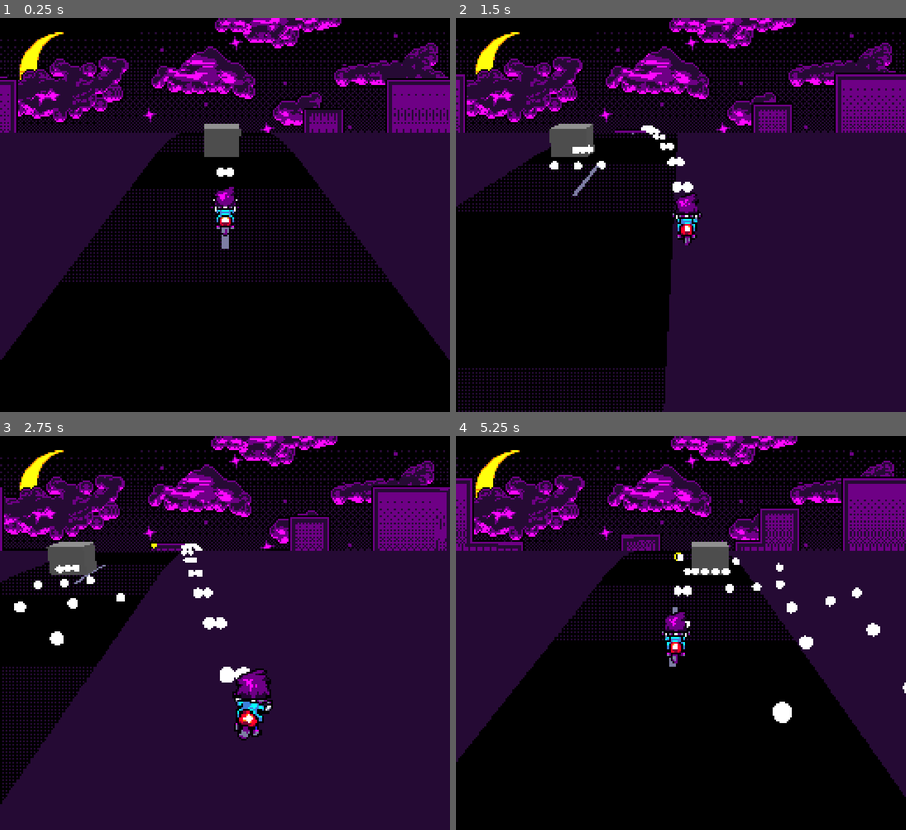
Above: before the commit, frames 1-4 (two rows, left to right).
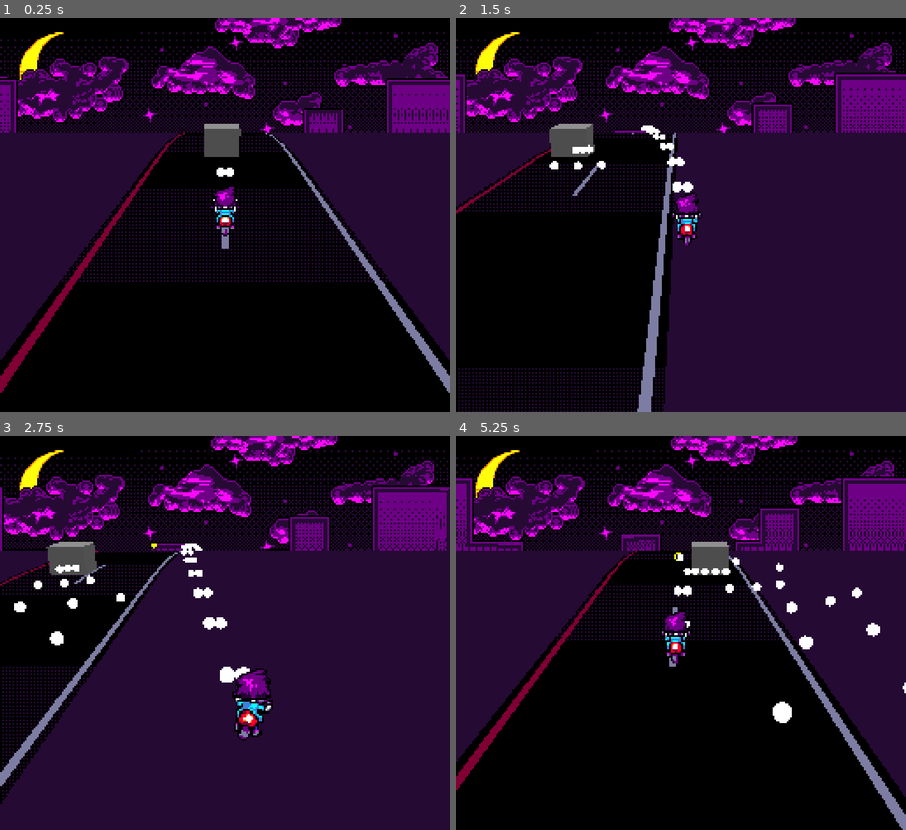
Above: after the commit, the same moments.

Repository: many-hats-team/lospecjam2
Game: Godot game, scene res://main.tscn
Two runs of this game, one before a commit and one after it. Both use one fixed random seed, a clock stepped at 60 frames per second and the inputs below.
Inputs:
- Up to frame 1 (0.25 s): no input
- Up to frame 2 (1.5 s): hold D (player_right) 0.53-1.28 s; hold S (player_down) from 1.28 s (still down)
- Up to frame 3 (2.75 s): release S (player_down) at 2.03 s; hold D (player_right) from 2.03 s (still down)
- Up to frame 4 (5.25 s): release D (player_right) at 2.78 s; hold W (player_up) 2.78-3.53 s; hold A (player_left) 3.53-5.03 s; hold S (player_down) from 5.03 s (still down)

The runs differ from the first frame. In frame 1, 2.1% of the frame differs, in the area x 0-100%, y 29-96%; in frame 2, 1.4%; in frame 3, 1.0%; in frame 4, 2.1%.

Commit message:
Add shoulder lines to road shader

Diff:
--- a/project/scenes/road.tscn
+++ b/project/scenes/road.tscn
@@ -8,7 +8,8 @@
 shader_parameter/color_offroad = Color(0.152941, 0.0588235, 0.207843, 1)
 shader_parameter/color_road = Color(0.152941, 0.0588235, 0.207843, 1)
 shader_parameter/color_road2 = Color(0, 0, 0, 1)
-shader_parameter/color_centerline = Color(0.490196, 0.490196, 0.639216, 1)
+shader_parameter/color_whiteline = Color(0.490196, 0.490196, 0.639216, 1)
+shader_parameter/color_yellowline = Color(0.501961, 0, 0.207843, 1)
 
 [sub_resource type="PlaneMesh" id="PlaneMesh_km5t6"]
 material = SubResource("ShaderMaterial_4od0w")
--- a/project/shaders/road.gdshader
+++ b/project/shaders/road.gdshader
@@ -10,12 +10,16 @@
 const float centerline_width_m = 0.1;
 const float centerline_length_m = 3.0;
 const float centerline_gap_length_m = 7.0;
+const float shoulderline_width_m = 0.1;
+const float shoulderline_gap_m = 0.1;
+
 const float speed_mps = 30.0;
 
 uniform vec3 color_offroad : source_color;
 uniform vec3 color_road : source_color;
 uniform vec3 color_road2 : source_color;
-uniform vec3 color_centerline : source_color;
+uniform vec3 color_whiteline : source_color;
+uniform vec3 color_yellowline : source_color;
 
 float half_unit(float x) {
 	return 0.5 * road_width_m / total_width_m;
@@ -25,8 +29,8 @@
 	return m / total_width_m;
 }
 
-bool is_unit_within(float x, float lo, float hi) {
-	return x >= lo / total_width_m && x < hi / total_width_m;
+bool is_unit_within(float x, float start, float width) {
+	return x >= start / total_width_m && x < (start + width) / total_width_m;
 }
 
 bool is_unit_within_centered(float x, float center, float width) {
@@ -44,7 +48,11 @@
 }
 
 void fragment() {
-	if (is_unit_within_centered(UV.x, center_m, road_width_m)) {
+	if (is_unit_within(UV.x, center_m + road_width_m * 0.5 - shoulderline_gap_m - shoulderline_width_m, shoulderline_width_m)) {
+		ALBEDO = color_whiteline;
+	} else if (is_unit_within(UV.x, center_m - road_width_m * 0.5 + shoulderline_gap_m, shoulderline_width_m)) {
+		ALBEDO = color_yellowline;
+	} else if (is_unit_within_centered(UV.x, center_m, road_width_m)) {
 		if (
 			is_unit_within_centered(UV.x, center_m, centerline_width_m)
 			&& is_unit_within(
@@ -53,7 +61,7 @@
 				centerline_length_m
 			)
 		) {
-			ALBEDO = color_centerline;
+			ALBEDO = color_whiteline;
 		} else if (
 			is_unit_within(
 				mod(UV.y + road_offset(), to_unit(road_section_length_m * 2.0)),
Not shown: 2 places in project/scenes/player.tscn that only renumber resources
